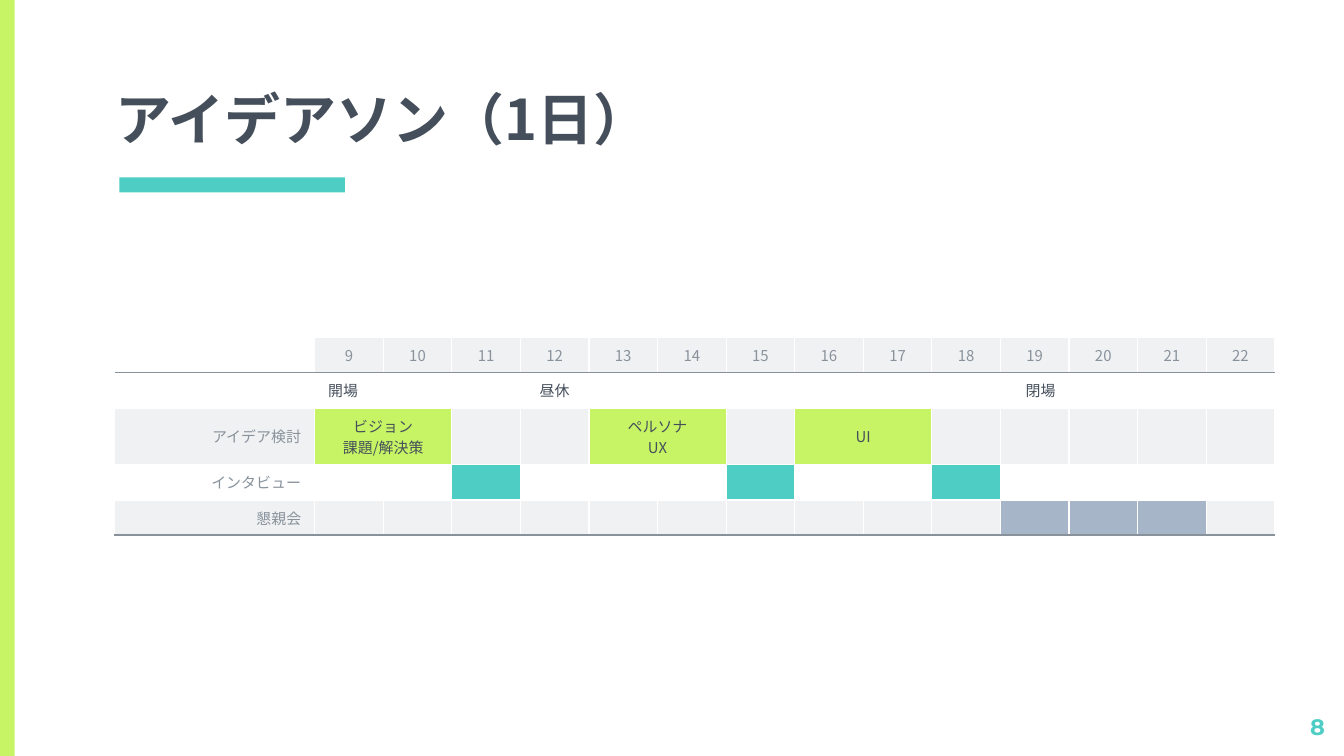
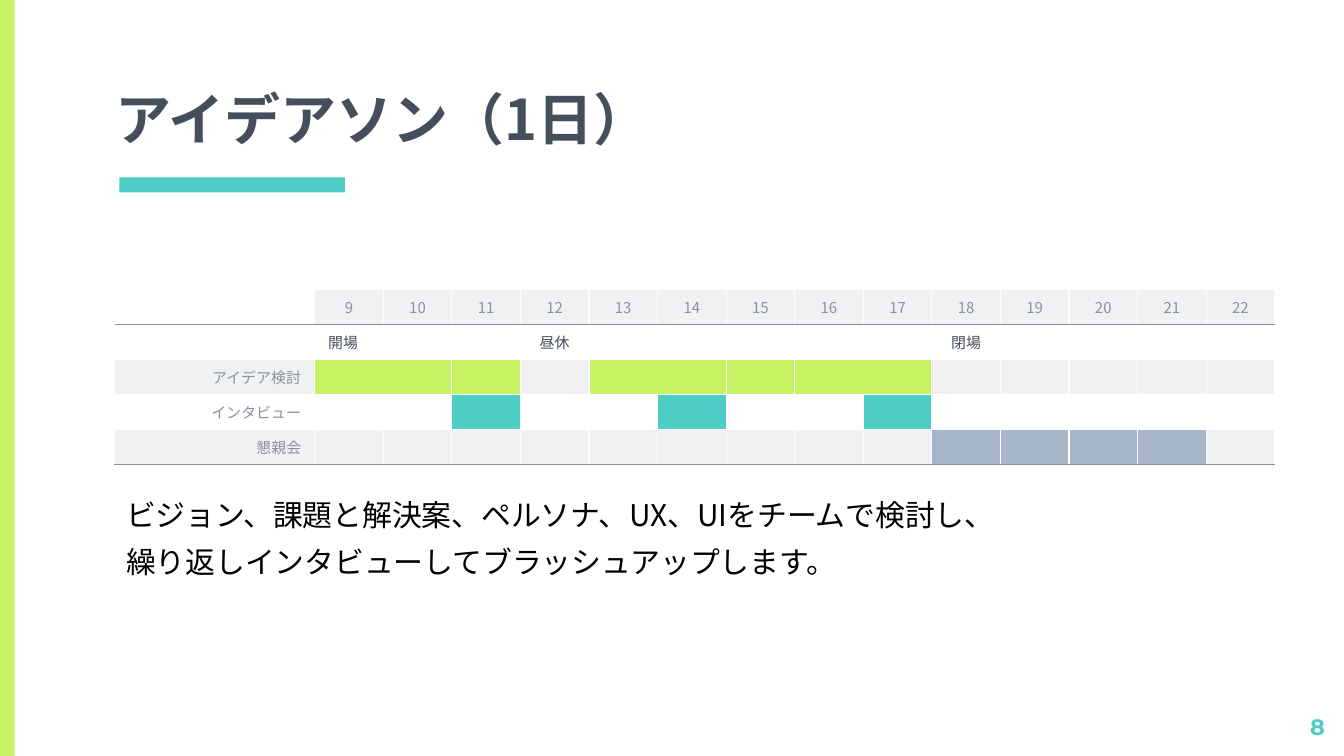
Before and after one commit to kiyohome/wacchi, a slide deck: slide 8 of 2021/ITで地域課題を解決しよう.pptx. Drawn at 1344x756 pixels with LibreOffice and Linux fonts; fonts in the diff are those of the drawing. Boxes give left, top, right and bottom in pixels: in the first picture for what was removed or moved away, otherwise in the second. Text is boxed around its words. In the diff, an @@ line names an element or a change of style, - is before the commit and + after.

```diff
--- a/2021/ITで地域課題を解決しよう.pptx
+++ b/2021/ITで地域課題を解決しよう.pptx
@@ table at <box>114,289,1274,458</box> @@
-row 2, column 11: 
+row 2, column 11: 閉場
-row 2, column 12: 閉場
+row 2, column 12: 
-row 3: アイデア検討 | ビジョン / 課題/解決策 |  |  |  | ペルソナ / UX |  |  | UI |  |  |  |  |  | 
+row 3: アイデア検討 |  |  |  |  |  |  |  |  |  |  |  |  |  | 
@@ fill #EFF1F3 to #C7F464 in 2 cells @@
@@ fill #FFFFFF to #4ECDC4 in 2 cells @@
@@ fill #4ECDC4 to #FFFFFF in 2 cells @@
@@ fill #EFF1F3 to #A6B5C7 in row 5, column 11 @@
@@ table: place and size @@
-table at <box>114,337,1274,529</box>
+table at <box>114,289,1274,458</box>
@@ text added at <box>126,501,994,576</box>, 16 pt, text #000000 @@
+ビジョン、課題と解決案、ペルソナ、UX、UIをチームで検討し、
+繰り返しインタビューしてブラッシュアップします。
```
Also in this commit, not shown: 1 other slide changed, 1 other file.
